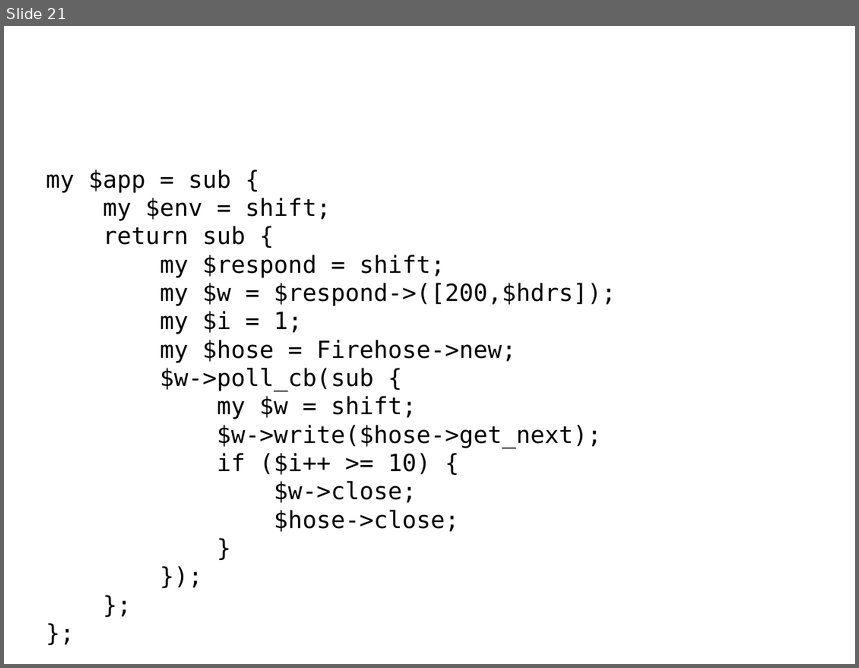
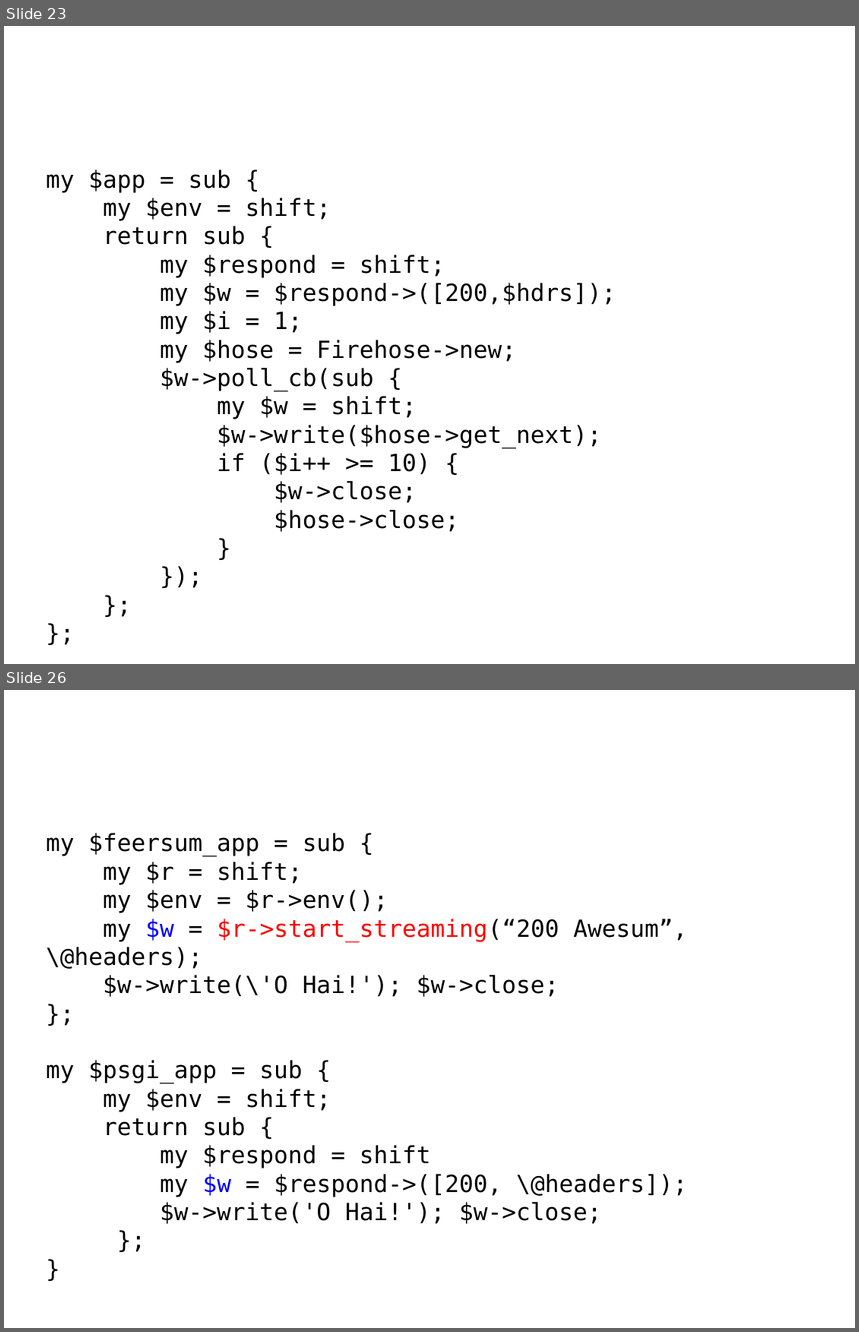
Before and after one commit to stash/vanpm-psgi, a slide deck: slides.odp. Shown one above the other, each under a label of ours: slide 21 before the commit, slides 23 and 26 after it; the slides between them are not shown. The pictures are 859x668 and 859x1332 pixels, drawn with LibreOffice and Linux fonts; fonts in the diff are those of the drawing; background and template pictures are left out. Boxes give left, top, right and bottom in pixels: in the first picture for what was removed or moved away, otherwise in the second. Text is boxed around its words. In the diff, an @@ line names an element or a change of style, - is before the commit and + after.

```diff
--- a/slides.odp
+++ b/slides.odp
@@ slide 26 added at bbox=[4, 690, 855, 1328], background picture (left out) @@
@@ title added at bbox=[11, 690, 848, 819], 44 pt, text #FFFFFF @@
+Feersum Streaming API
@@ text added at bbox=[46, 833, 687, 1224], 20 pt, text #000000 @@
+my $feersum_app = sub {
+my $r = shift;
+my $env = $r->env();
+my $w = $r->start_streaming(“200 Awesum”,\@headers);
+$w->write(\'O Hai!'); $w->close;
+};
+my $psgi_app = sub {
+my $env = shift;
+return sub {
+my $respond = shift
+my $w = $respond->([200, \@headers]);
+$w->write('O Hai!'); $w->close;
+};
+}
@@ what was slide 21 is now slide 23 @@
```
Also in this commit, not shown: 1 slide changed, 6 other slides added.
